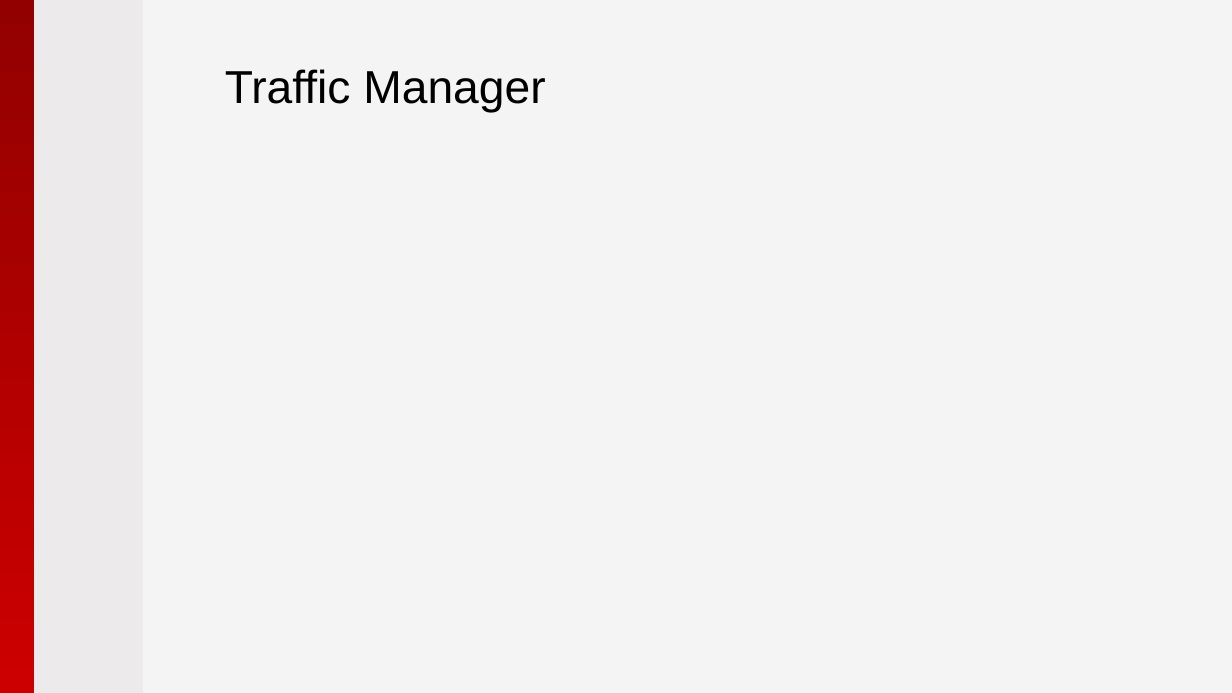
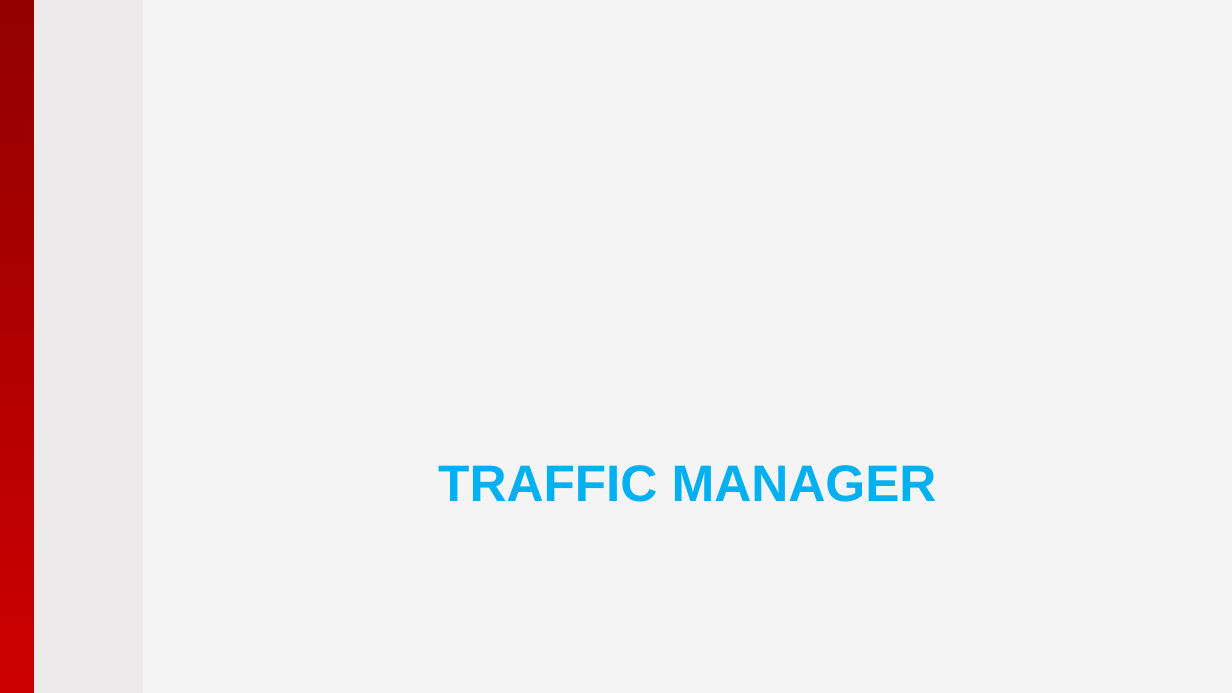
Before and after one commit to pryabov/Hackathon-2015, a slide deck: slide 27 of Presentation/2015 - Microsoft Azure.pptx (slide 25 before the commit). Drawn at 1232x693 pixels with LibreOffice and Linux fonts; fonts in the diff are those of the drawing; background and template pictures are left out. Boxes give left, top, right and bottom in pixels: in the first picture for what was removed or moved away, otherwise in the second. Text is boxed around its words. In the diff, an @@ line names an element or a change of style, - is before the commit and + after.

```diff
--- a/Presentation/2015 - Microsoft Azure.pptx
+++ b/Presentation/2015 - Microsoft Azure.pptx
@@ title "TRAFFIC MANAGER" at (438, 465, 937, 502): vertical alignment middle to top @@
@@ title at (438, 465, 937, 502): text changed; size 36 to 40 pt; text colour #000000 to #00B0F0; bold on @@
-Traffic Manager
+TRAFFIC MANAGER
```
Also in this commit, not shown: 1 other slide changed, 2 slides added.
